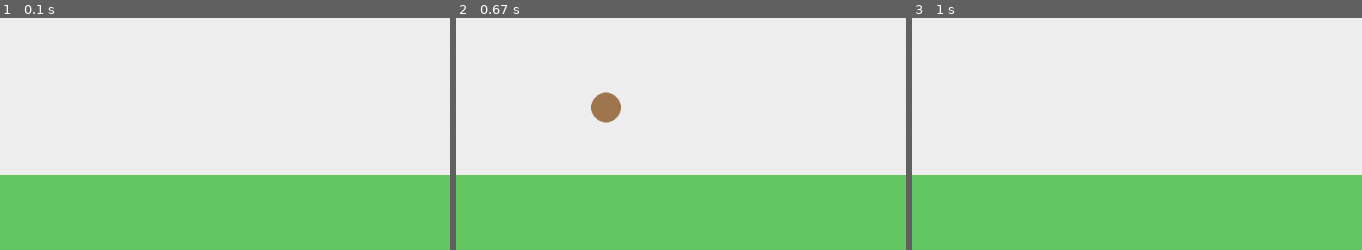
Above: before the commit, frames 1-3 (left to right).
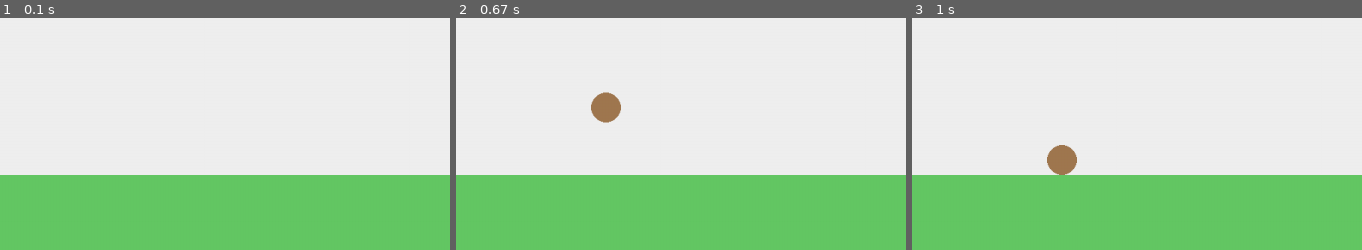
Above: after the commit, the same moments.

Repository: lorenacp1/Pygame
Game: pygame game, started from main.py
The game is run twice, just before and just after one commit, with the same random seed, the same clock (stepped at 60 frames per second) and the same inputs.
Inputs:
- Up to frame 1 (0.1 s): no input
- Up to frame 2 (0.67 s): no input
- Up to frame 3 (1 s): no input
The pictures show only the part of the screen within x 0-50%, y 50-100%; the shares and areas given below are measured in that part.

Frames 1-2 are identical in both runs. In frame 3, 0.7% of the frame differs, in the area x 30-37%, y 54-68%.

Commit message:
colisao com o chao

Diff:
--- a/entities/hamster.py
+++ b/entities/hamster.py
@@ -21,6 +21,14 @@
         self.y += self.vel_y
         self.x += self.vel_x
 
+        ground_y = 600
+
+        if self.y + self.radius > ground_y:
+
+            self.y = ground_y - self.radius
+
+            self.vel_y = 0
+
     def draw(self, screen):
 
         pygame.draw.circle(
